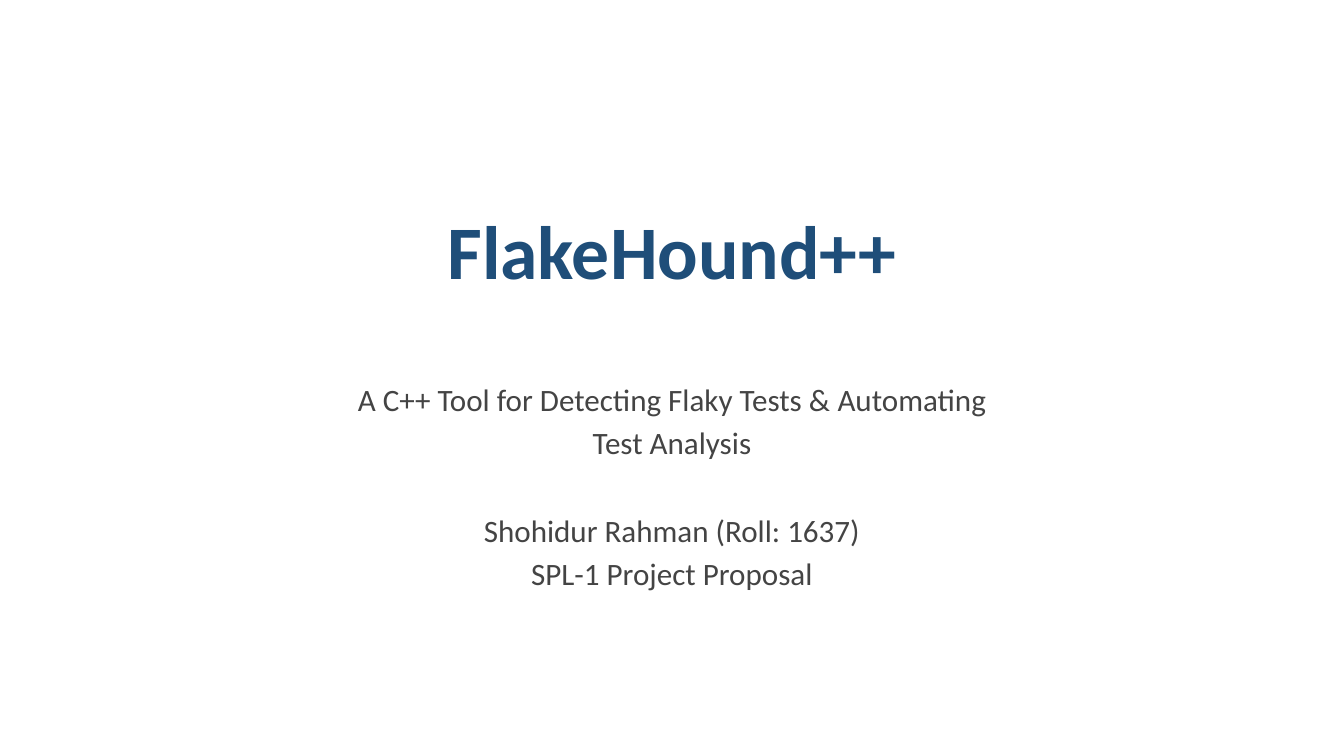
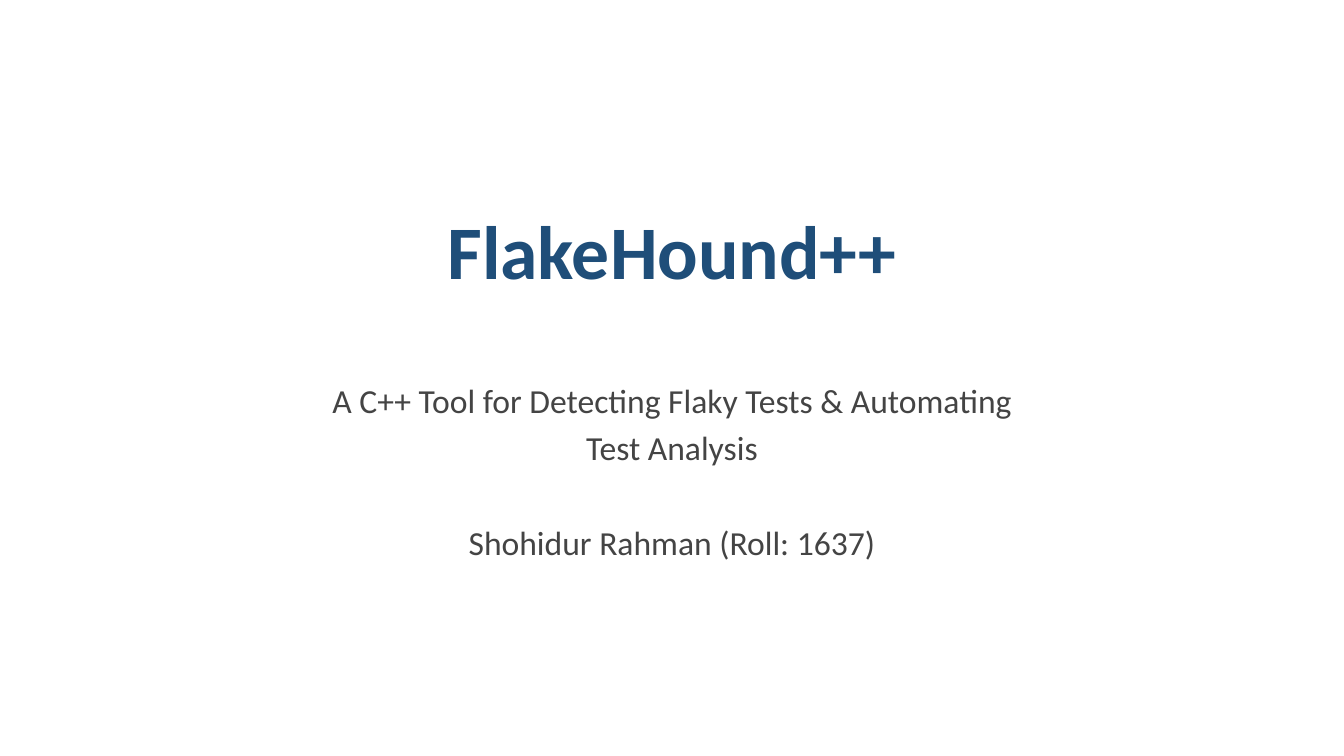
Before and after one commit to UniqueSwagger/FlakeHound-, a slide deck: slide 1 of FlakeHound_Presentation_Final.pptx. Drawn at 1344x756 pixels with LibreOffice and Linux fonts; fonts in the diff are those of the drawing. Boxes give left, top, right and bottom in pixels: in the first picture for what was removed or moved away, otherwise in the second. Text is boxed around its words. In the diff, an @@ line names an element or a change of style, - is before the commit and + after.

```diff
--- a/FlakeHound_Presentation_Final.pptx
+++ b/FlakeHound_Presentation_Final.pptx
@@ subtitle "A C++ Tool for Detecting ..." at bbox=[332, 389, 1012, 560]: size 22.2 to 24 pt @@
@@ subtitle at bbox=[531, 563, 813, 591]: paragraph removed @@
-SPL-1 Project Proposal
```
Also in this commit, not shown: 2 other files.
